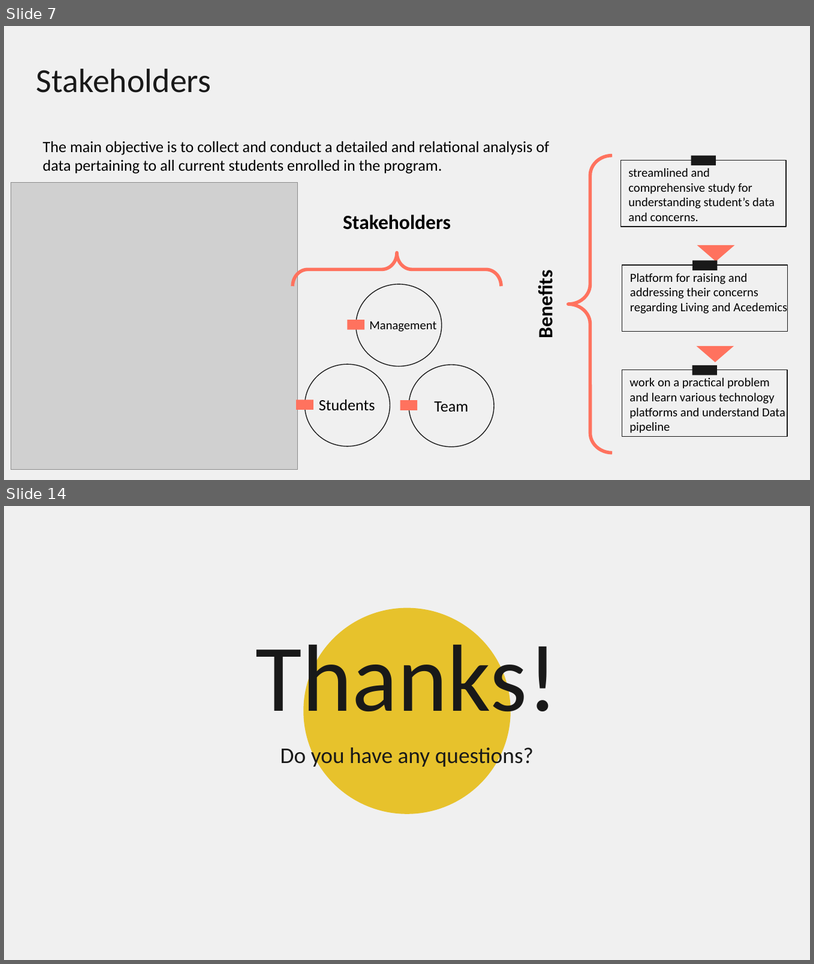
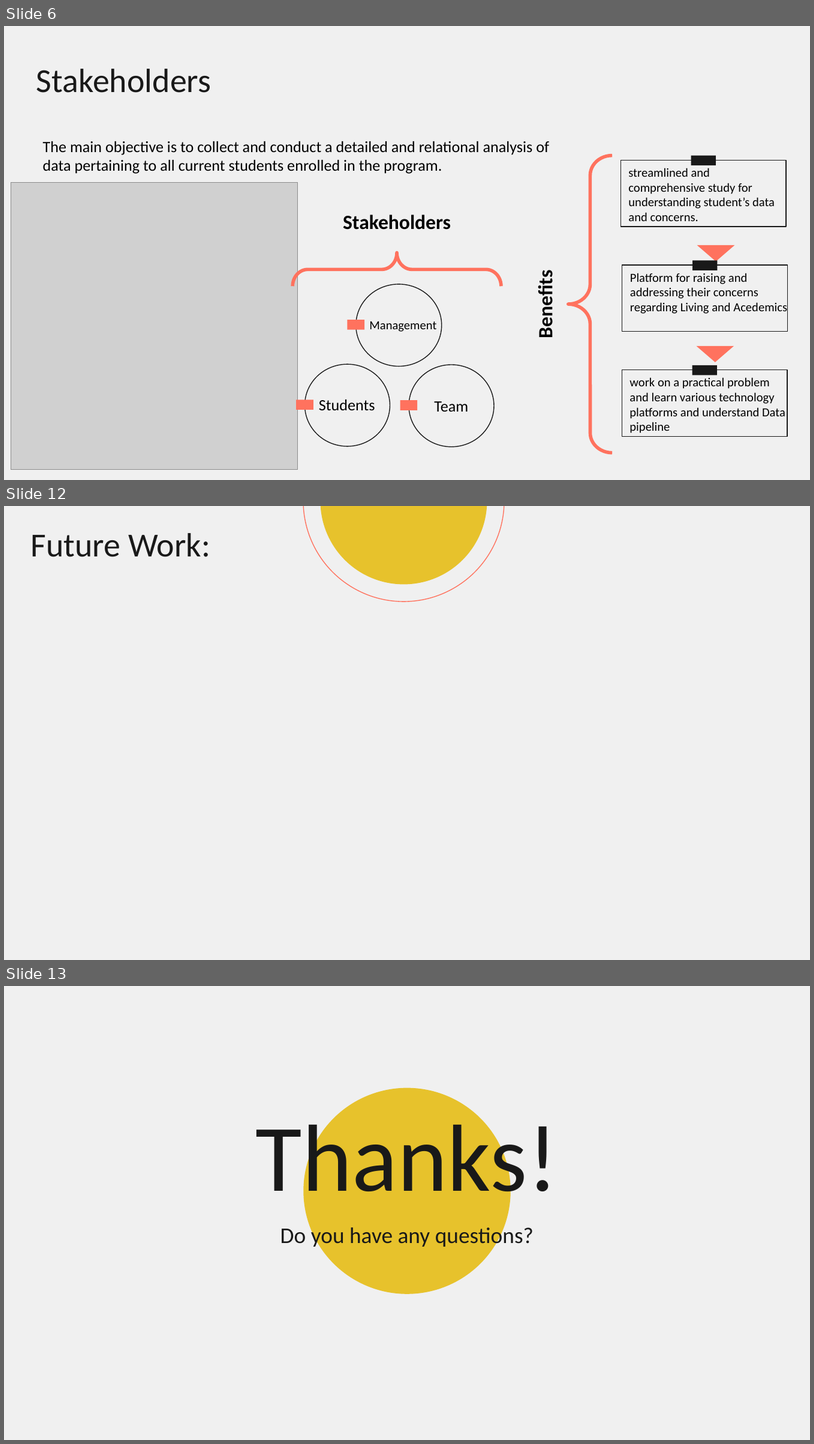
Before and after one commit to JayrajRadadiya/Capstone-Project, a slide deck: Mid Term Presentation/Group12-ProjectPresentation.pptx. Shown one above the other, each under a label of ours: slides 7 and 14 before the commit, slides 6, 12 and 13 after it; the slides between them are not shown. The pictures are 814x964 and 814x1444 pixels, drawn with LibreOffice and Linux fonts; fonts in the diff are those of the drawing; grey boxes stand for pictures. Boxes give left, top, right and bottom in pixels: in the first picture for what was removed or moved away, otherwise in the second. Text is boxed around its words. In the diff, an @@ line names an element or a change of style, - is before the commit and + after.

```diff
--- a/Mid Term Presentation/Group12-ProjectPresentation.pptx
+++ b/Mid Term Presentation/Group12-ProjectPresentation.pptx
@@ slide 12 added at bbox=[4, 506, 810, 960], background #F0F0F0 @@
@@ ellipse added at bbox=[265, 506, 542, 640], outline #FF725E 0.75 pt @@
@@ ellipse added at bbox=[320, 506, 487, 584], fill #E7C22C @@
@@ title added at bbox=[31, 533, 210, 557], 30 pt, text #191919 @@
+Future Work:
@@ what was slide 7 is now slide 6 @@
@@ what was slide 14 is now slide 13 @@
```
Also in this commit, not shown: 2 slides changed, 2 other slides added, 4 slides removed.
